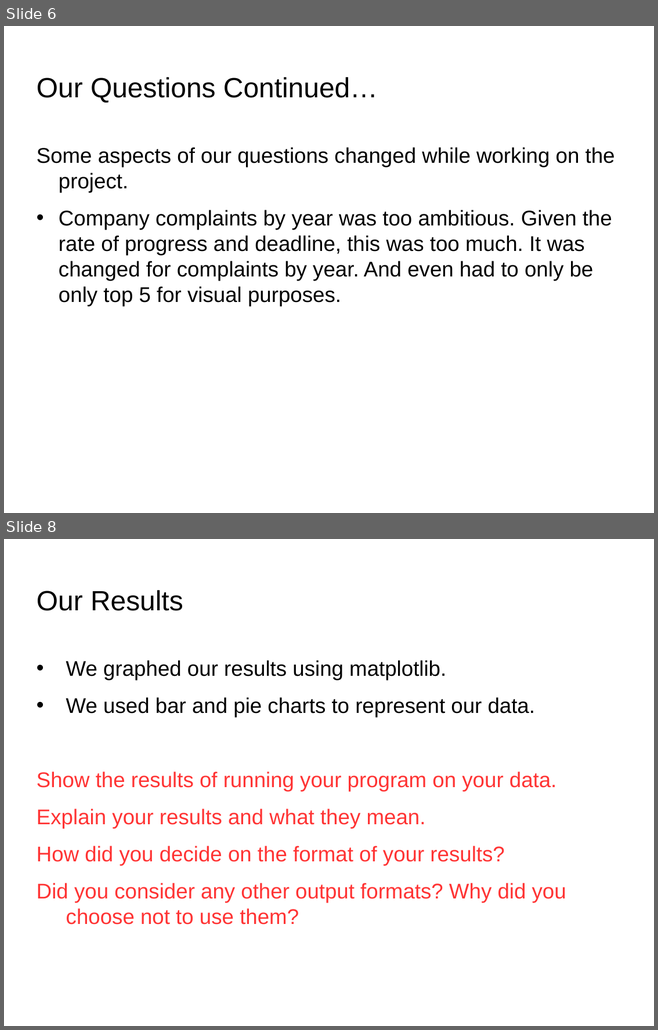
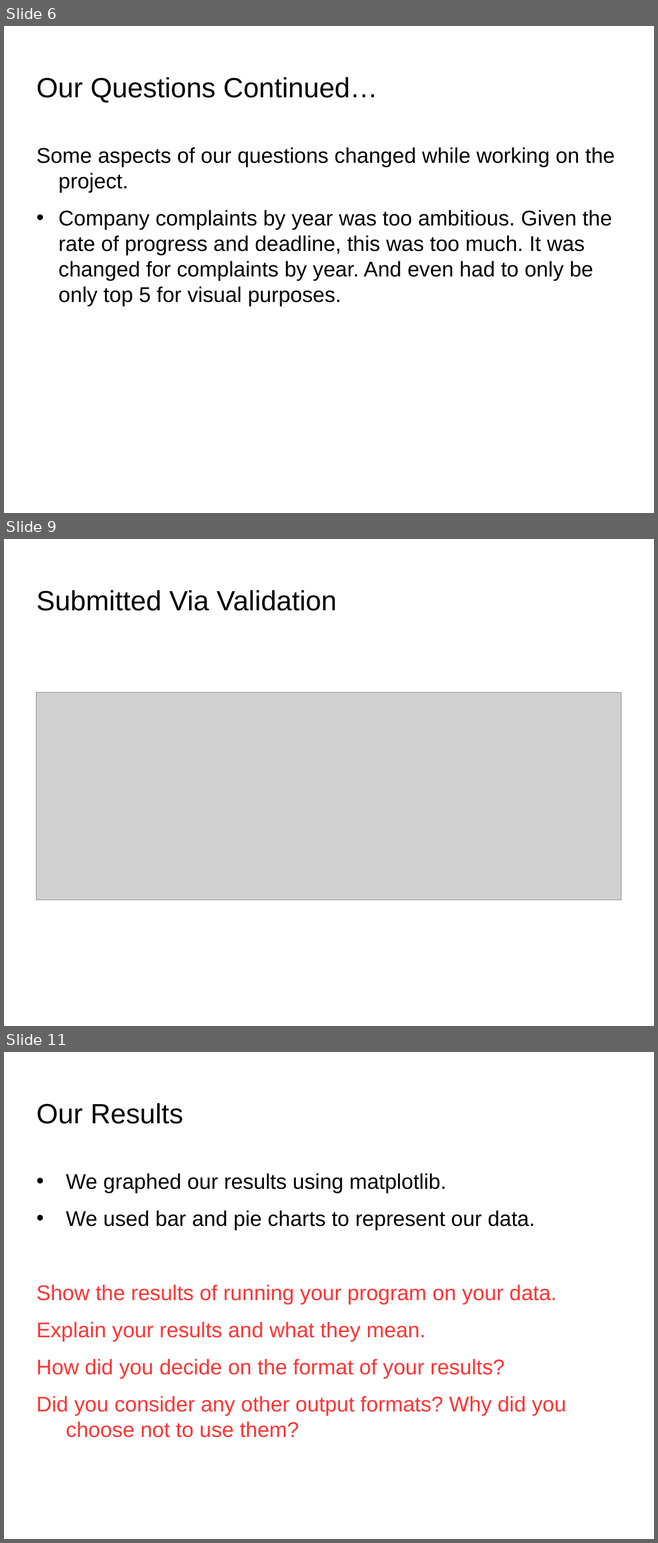
Before and after one commit to tawrahim/PCP_Final_Project, a slide deck: presentation.ppt. Shown one above the other, each under a label of ours: slides 6 and 8 before the commit, slides 6, 9 and 11 after it; the slides between them are not shown. The pictures are 658x1030 and 658x1543 pixels, drawn with LibreOffice and Linux fonts; fonts in the diff are those of the drawing; grey boxes stand for pictures; background and template pictures are left out. Boxes give left, top, right and bottom in pixels: in the first picture for what was removed or moved away, otherwise in the second. Text is boxed around its words. In the diff, an @@ line names an element or a change of style, - is before the commit and + after.

Commit message:
Updated PPT with validation slides.

```diff
--- a/presentation.ppt
+++ b/presentation.ppt
@@ slide 9 added at (x1=4, y1=539, x2=654, y2=1026), background picture (left out) @@
@@ title added at (x1=36, y1=590, x2=336, y2=611), 34 pt, text #000000 @@
+Submitted Via Validation
@@ picture added at (x1=36, y1=693, x2=621, y2=900) @@
@@ what was slide 8 is now slide 11 @@
```
Also in this commit, not shown: 1 slide changed, 2 other slides added, 3 other files.
